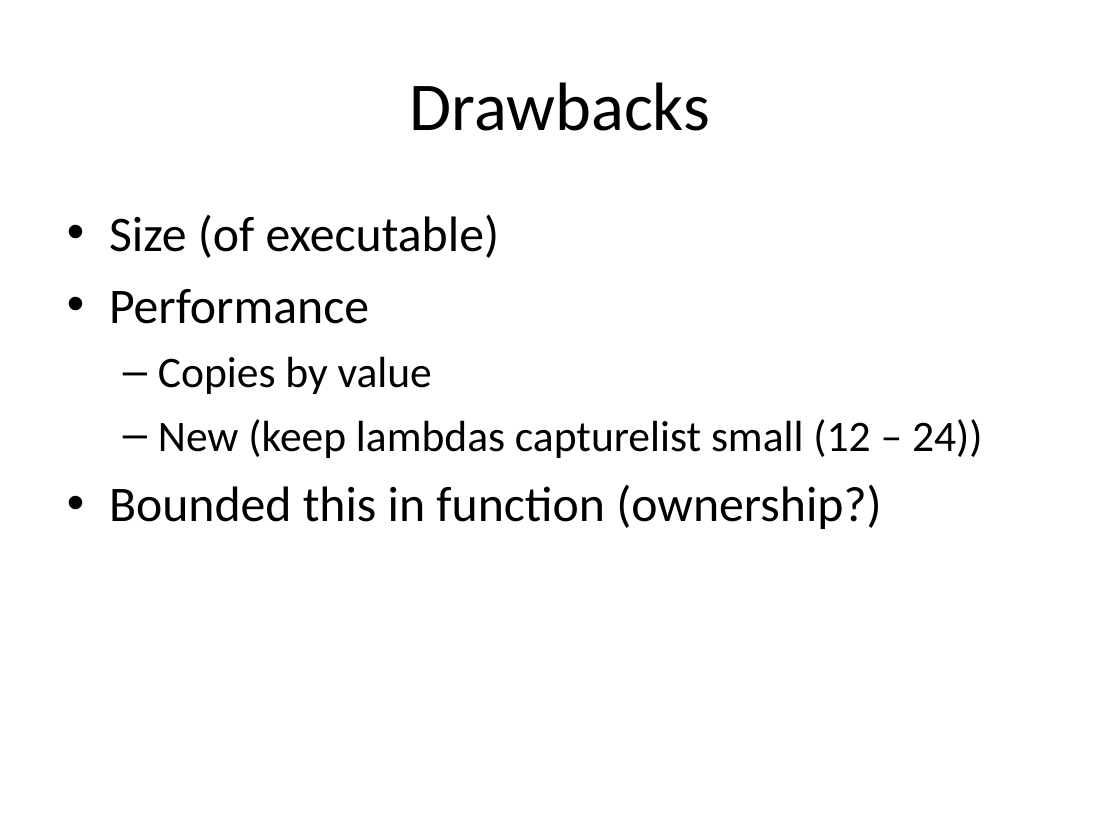
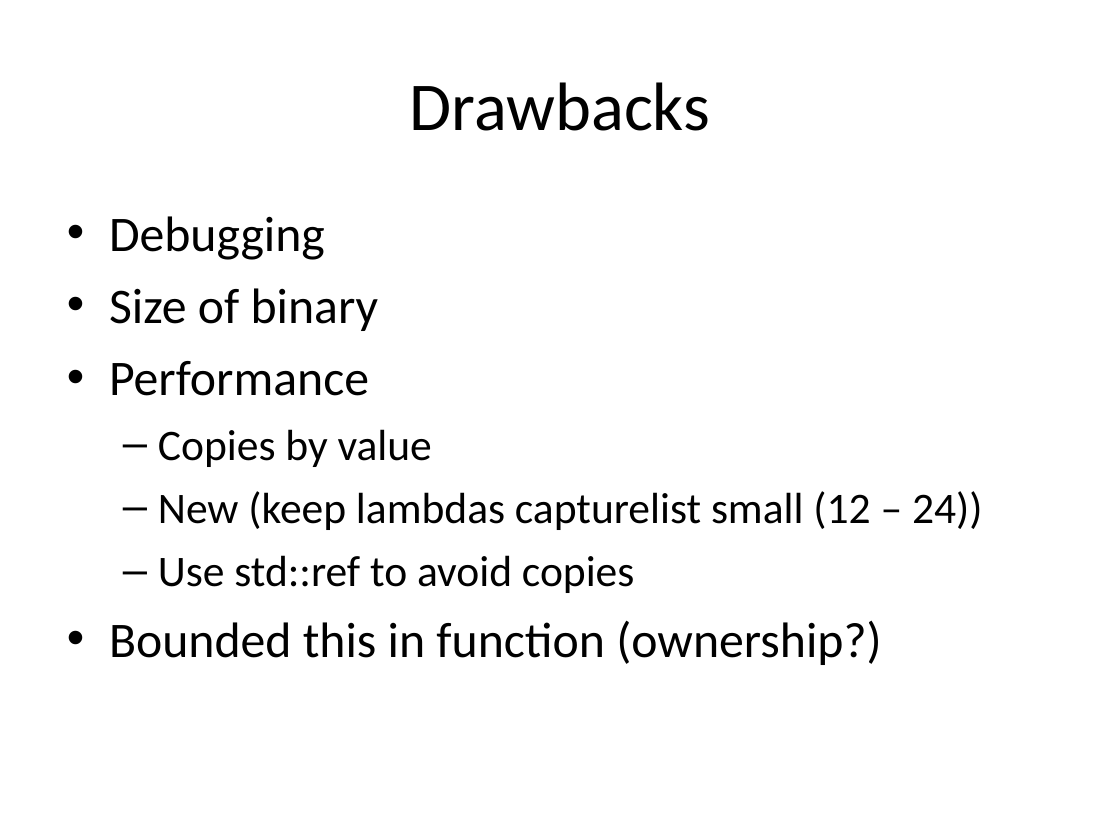
Before and after one commit to kamyu104/GofPatterns, a slide deck: slide 41 of Effective patterns.ppt. Drawn at 1120x840 pixels with LibreOffice and Linux fonts; fonts in the diff are those of the drawing. Boxes give left, top, right and bottom in pixels: in the first picture for what was removed or moved away, otherwise in the second. Text is boxed around its words. In the diff, an @@ line names an element or a change of style, - is before the commit and + after.

```diff
--- a/Effective patterns.ppt
+++ b/Effective patterns.ppt
@@ text at bbox=[109, 216, 379, 331]: text changed @@
-• Size (of executable)
+• Debugging
+• Size of binary
@@ text at bbox=[158, 555, 634, 593]: paragraph added @@
+  – Use std::ref to avoid copies
```
Also in this commit, not shown: 2 other slides changed, 2 slides added, 5 slides removed.
